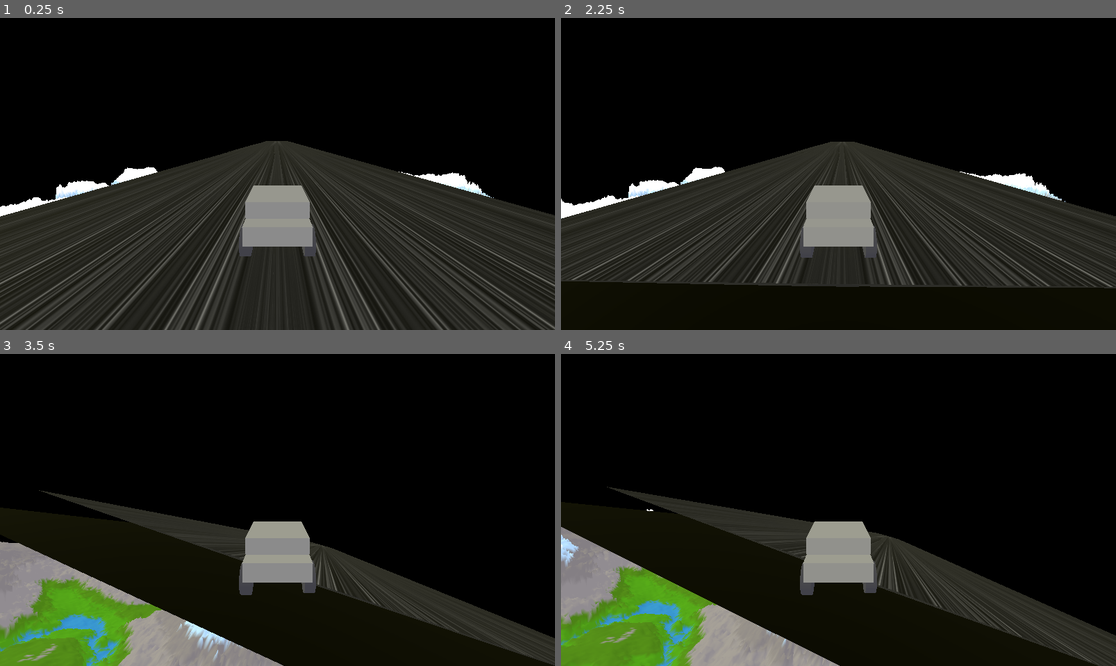
Above: before the commit, frames 1-4 (two rows, left to right).
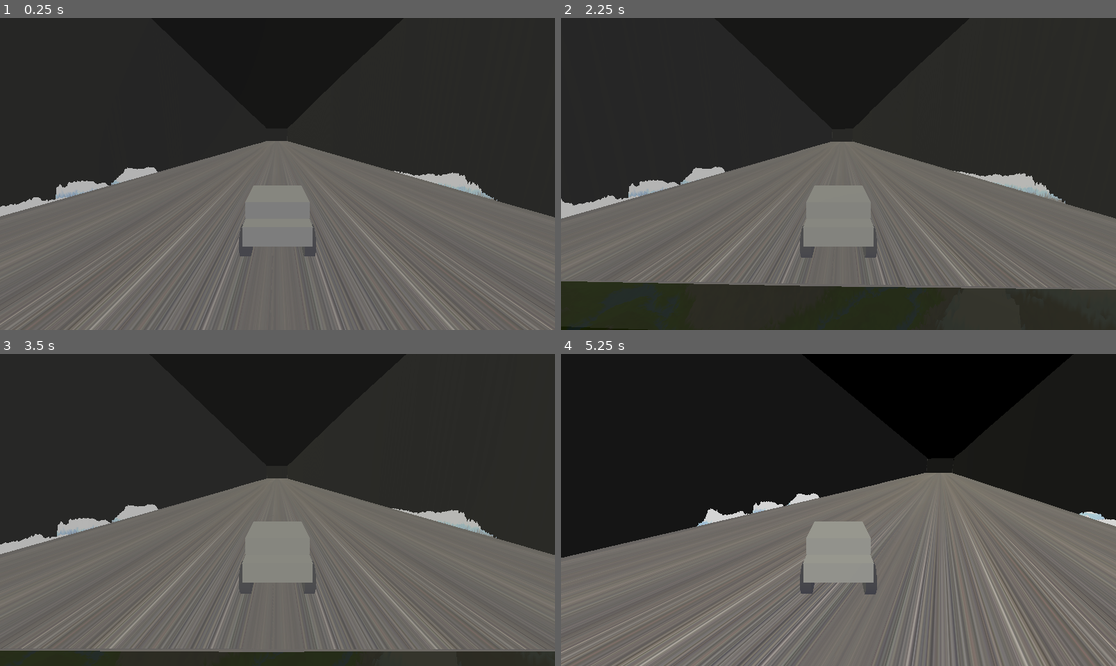
Above: after the commit, the same moments.

Repository: j7ysan/GodotTrackMap
Game: Godot game, scene res://scenes/world.tscn
The game is run twice, just before and just after one commit, with the same random seed, the same clock (stepped at 60 frames per second) and the same inputs.
Inputs (mouse positions are in pixels of both pictures, inside the frame that each line leads up to):
- Up to frame 1 (0.25 s): no input
- Up to frame 2 (2.25 s): tap Enter (ui_accept) at 0.5, 0.77, 1.52 s; move the mouse to (960, 158) at 0.52 s; hold D (right) 0.53-1.28 s; click (960, 158) at 0.67 s; move the mouse to (727, 189) at 1.27 s; hold S (down) 1.28-2.03 s; move the mouse to (894, 105) at 2.02 s; hold D (right) from 2.03 s (still down)
- Up to frame 3 (3.5 s): move the mouse to (249, 572) at 2.77 s; release D (right) at 2.78 s; hold W (up) from 2.78 s (still down); click (249, 572) at 2.92 s; tap Enter (ui_accept) at 3.02 s
- Up to frame 4 (5.25 s): move the mouse to (1005, 556) at 3.52 s; release W (up) at 3.53 s; hold A (left) 3.53-5.03 s; tap Enter (ui_accept) at 3.77, 4.52 s; move the mouse to (672, 463) at 4.27 s; move the mouse to (866, 510) at 5.02 s; hold S (down) from 5.03 s (still down); click (866, 510) at 5.17 s

The runs differ from the first frame. In frame 1, 88% of the frame differs, in the area x 0-100%, y 0-100%; in frame 2, 88%; in frame 3, 88%; in frame 4, 51%.

Commit message:
world additions and changes
implementing the railing for the track whilst also adding its own collision so that the player does not fall off the track. tweaking existing settings for better gameplay. adjusting the barrier so that the player may still see the outside landscape and more.

Diff:
--- /dev/null
+++ b/scenes/barrier.tscn
@@ -0,0 +1,20 @@
+[gd_scene load_steps=2 format=3 uid="uid://dof463ntusqs6"]
+
+[sub_resource type="StandardMaterial3D" id="StandardMaterial3D_71j4m"]
+transparency = 1
+albedo_color = Color(0.32941177, 0.32941177, 0.32941177, 0.25490198)
+
+[node name="CSGPolygon3D" type="CSGPolygon3D"]
+polygon = PackedVector2Array(0, 0, 0, 0, 0, 25, 1, 0)
+mode = 2
+path_node = NodePath("..")
+path_interval_type = 0
+path_interval = 1.0
+path_simplify_angle = 0.0
+path_rotation = 2
+path_rotation_accurate = false
+path_local = false
+path_continuous_u = true
+path_u_distance = 1.0
+path_joined = false
+material = SubResource("StandardMaterial3D_71j4m")
--- a/scenes/world.tscn
+++ b/scenes/world.tscn
@@ -1,8 +1,8 @@
-[gd_scene load_steps=16 format=3 uid="uid://cnho7sngftoxj"]
+[gd_scene load_steps=20 format=3 uid="uid://cnho7sngftoxj"]
 
 [ext_resource type="Script" uid="uid://m88oep58i88q" path="res://scripts/world.gd" id="1_f3sb7"]
 [ext_resource type="Script" uid="uid://d2t357lekvvfd" path="res://scripts/camera_3d.gd" id="2_fj7yv"]
-[ext_resource type="Texture2D" uid="uid://cuhh4k6a57iyq" path="res://resources/road-texture.jpg" id="3_tlwt5"]
+[ext_resource type="Texture2D" uid="uid://cj8n2wp85xdwo" path="res://resources/track_texture2.jpg" id="3_k0juu"]
 [ext_resource type="PackedScene" uid="uid://c8pmqaww7dn0k" path="res://scenes/vehicle.tscn" id="4_aqk2v"]
 
 [sub_resource type="Gradient" id="Gradient_gv5m4"]
@@ -48,25 +48,43 @@
 [sub_resource type="PlaneMesh" id="PlaneMesh_fj7yv"]
 
 [sub_resource type="StandardMaterial3D" id="StandardMaterial3D_tlwt5"]
+transparency = 1
 diffuse_mode = 1
-albedo_color = Color(0.01135285, 0.011352819, 0.008513842, 1)
+albedo_color = Color(0, 0, 0, 0.88235295)
 
 [sub_resource type="Curve3D" id="Curve3D_fj7yv"]
 closed = true
 _data = {
-"points": PackedVector3Array(0, 0, 0, 0, 0, 0, -2.753006, 3. …(88 unchanged characters)… 0.19747925, -2.753006, 3.0517578e-05, -120.45654, 0, 0, 0, 0, 0, 0, -1.8978424, 3.0517578e-05, -44.499573, 0, 0, 0, 0, 0, 0, -2.7640228, 0.05015564, 68.78555, 0, 0, 0, 0, 0, 0, -1.770813, 0.0688324, 189.732),
+"points": PackedVector3Array(0, 0, 0, 0, 0, 0, -2.753006, 3. …(88 unchanged characters)… 0.19747925, -2.753006, 3.0517578e-05, -110.709305, 0, 0, 0, 0, 0, 0, -1.8978424, 3.0517578e-05, -16.614136, 0, 0, 0, 0, 0, 0, -2.7640228, 0.05015564, 83.10803, 0, 0, 0, 0, 0, 0, -1.770813, 0.0688324, 189.732),
 "tilts": PackedFloat32Array(0, 0, 0, 0, 0)
 }
 point_count = 5
 
 [sub_resource type="StandardMaterial3D" id="StandardMaterial3D_aqk2v"]
-albedo_texture = ExtResource("3_tlwt5")
-uv1_scale = Vector3(0, 7, 0)
+albedo_texture = ExtResource("3_k0juu")
+uv1_scale = Vector3(0, 9, 0)
 
 [sub_resource type="PhysicsMaterial" id="PhysicsMaterial_aqk2v"]
 
 [sub_resource type="BoxShape3D" id="BoxShape3D_036b0"]
-size = Vector3(39.968422, 1, 388.44724)
+size = Vector3(42.57738, 1, 388.3324)
+
+[sub_resource type="Curve3D" id="Curve3D_k0juu"]
+closed = true
+_data = {
+"points": PackedVector3Array(0, 0, 0, 0, 0, 0, 26.21466, -2.216919, 12.104309, 0, 0, 0, 0, 0, 0, 26.071915, -1.7997437, -49.220917, 0, 0, 0, 0, 0, 0, 25.52951, -2.0417786, -144.8382, 0, 0, 0, 0, 0, 0, 26.049713, -1.9278793, -246.35815, 0, 0, 0, 0, 0, 0, 25.951157, -2.0857391, -322.95313, 0, 0, 0, 0, 0, 0, 25.537262, -2.7324142, -378.12033, 0, 0, 0, 0, 0, 0, 65.34589, -2.2725677, -377.86423, 0, 0, 0, 0, 0, 0, 66.24649, -1.6685181, -322.5426, 0, 0, 0, 0, 0, 0, 66.87076, -1.4006424, -246.5242, 0, 0, 0, 0, 0, 0, 67.41672, -0.996048, -146.51492, 0, 0, 0, 0, 0, 0, 66.44931, -1.8476563, -50.526123, 0, 0, 0, 0, 0, 0, 66.28824, -2.8183594, 12.432037),
+"tilts": PackedFloat32Array(0, 0, 0, 0, 0, 0, 0, 0, 0, 0, 0, 0)
+}
+point_count = 12
+
+[sub_resource type="StandardMaterial3D" id="StandardMaterial3D_71j4m"]
+transparency = 1
+albedo_color = Color(0.32941177, 0.32941177, 0.32941177, 0.25490198)
+
+[sub_resource type="PhysicsMaterial" id="PhysicsMaterial_k0juu"]
+
+[sub_resource type="BoxShape3D" id="BoxShape3D_71j4m"]
+size = Vector3(1, 27.218872, 390.89642)
 
 [node name="World" type="Node3D"]
 script = ExtResource("1_f3sb7")
@@ -140,5 +158,45 @@
 physics_material_override = SubResource("PhysicsMaterial_aqk2v")
 
 [node name="CollisionShape3D" type="CollisionShape3D" parent="StaticBody3D"]
-transform = Transform3D(1, 0, 0, 0, 1, 0, 0, 0, 1, 250.47963, 42.694527, 250.898)
+transform = Transform3D(1, 0, 0, 0, 1, 0, 0, 0, 1, 250.56215, 42.694527, 251.11813)
 shape = SubResource("BoxShape3D_036b0")
+
+[node name="Path3D2" type="Path3D" parent="."]
+transform = Transform3D(1, 0, 0, 0, 1, 0, 0, 0, 1, 203.99957, 105.271164, 434.40802)
+curve = SubResource("Curve3D_k0juu")
+
+[node name="CSGPolygon3D" type="CSGPolygon3D" parent="Path3D2"]
+transform = Transform3D(1, 0, 0, 0, 1, 0, 0, 0, 1, -203.80959, -105.421616, -434.50165)
+polygon = PackedVector2Array(0, 0, 0, 0, 0, 25, 1, 0)
+mode = 2
+path_node = NodePath("..")
+path_interval_type = 0
+path_interval = 1.0
+path_simplify_angle = 0.0
+path_rotation = 2
+path_rotation_accurate = false
+path_local = false
+path_continuous_u = true
+path_u_distance = 1.0
+path_joined = false
+material = SubResource("StandardMaterial3D_71j4m")
+
+[node name="StaticBody3D2" type="StaticBody3D" parent="."]
+transform = Transform3D(1, 0, 0, 0, 1, 0, 0, 0, 1, 50, 70, 0)
+physics_material_override = SubResource("PhysicsMaterial_k0juu")
+
+[node name="CollisionShape3D" type="CollisionShape3D" parent="StaticBody3D2"]
+transform = Transform3D(1, 0, 0, 0, 1, 0, 0, 0, 1, 179.91873, 47.893433, 251.21738)
+shape = SubResource("BoxShape3D_71j4m")
+
+[node name="CollisionShape3D2" type="CollisionShape3D" parent="StaticBody3D2"]
+transform = Transform3D(1, 0, 0, 0, 1, 0, 0, 0, 1, 219.11264, 47.893433, 251.93134)
+shape = SubResource("BoxShape3D_71j4m")
+
+[node name="CollisionShape3D3" type="CollisionShape3D" parent="StaticBody3D2"]
+transform = Transform3D(-0.007155759, 0, 0.99997437, 0, 1, 0, -0.99997437, 0, -0.007155759, 203.47473, 48.121292, 447.4622)
+shape = SubResource("BoxShape3D_71j4m")
+
+[node name="CollisionShape3D4" type="CollisionShape3D" parent="StaticBody3D2"]
+transform = Transform3D(-0.007155759, 0, 0.99997437, 0, 1, 0, -0.99997437, 0, -0.007155759, 203.47473, 48.121292, 57.4462)
+shape = SubResource("BoxShape3D_71j4m")
Binary file added: resources/track_texture2.jpg
Not shown, added: resources/track_texture2.jpg.import
Not shown, changed: README.md
